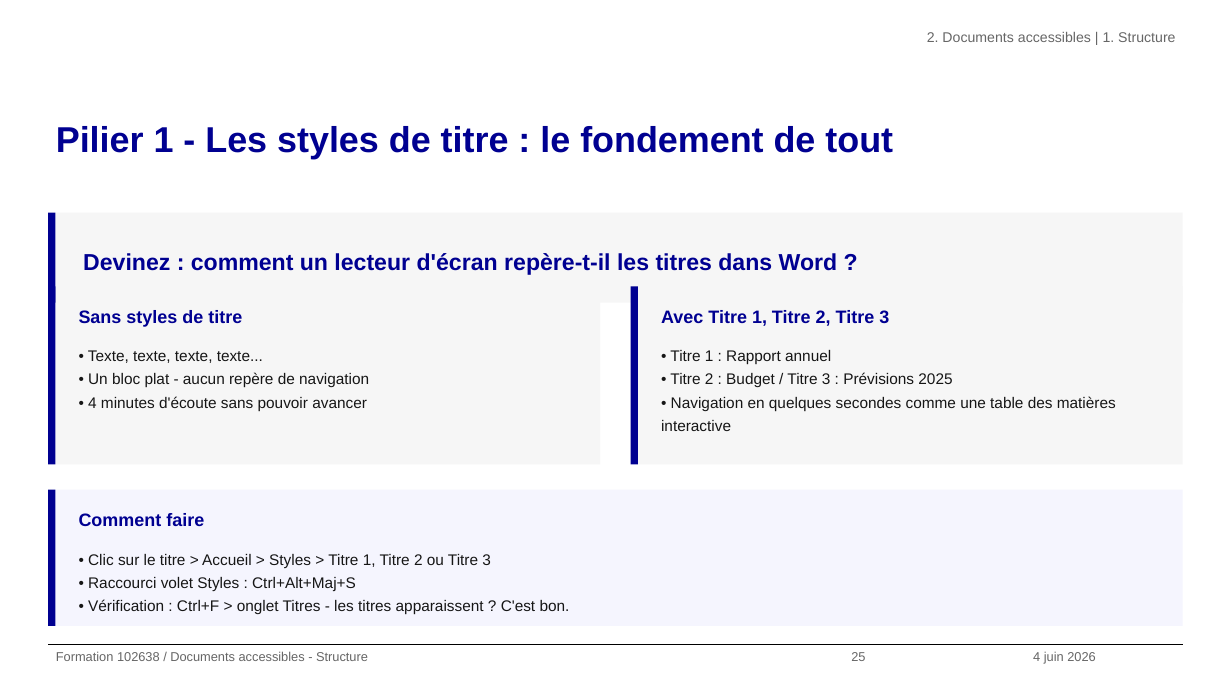
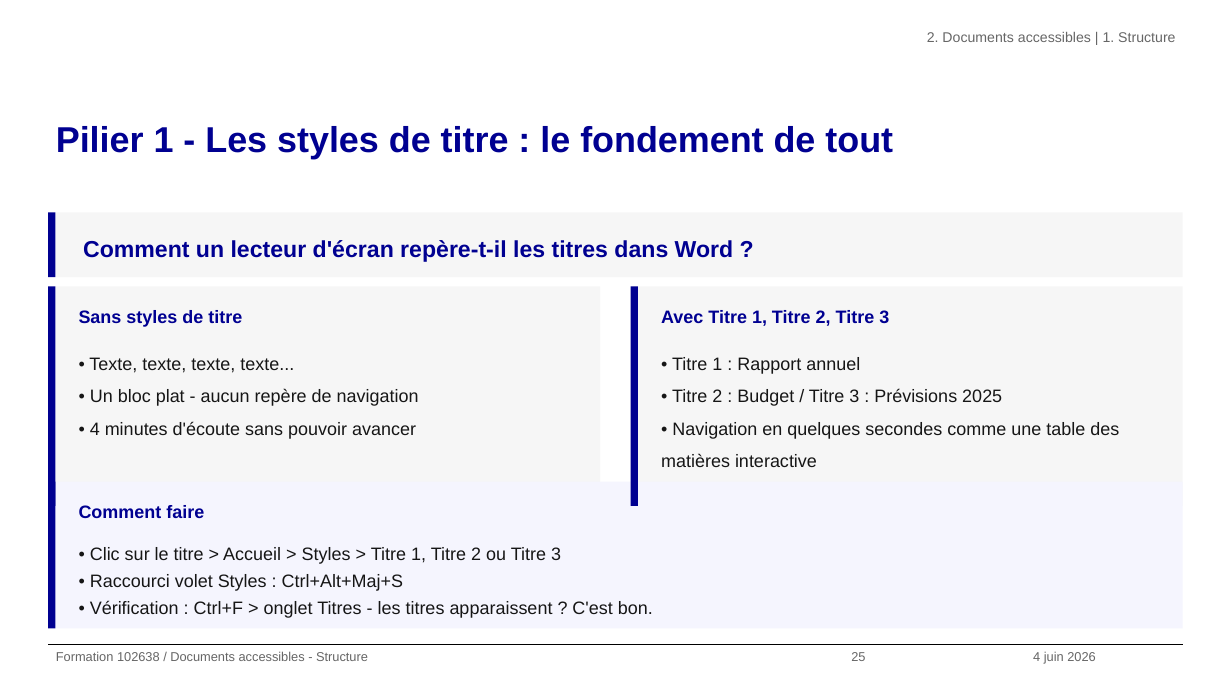
Before and after one commit to alexandra-guiderdoni/usine-fabrication-igpde-102846-ay11, a slide deck: slide 25 of formation-102638-juin-2026.pptx. Drawn at 1232x693 pixels with LibreOffice and Linux fonts; fonts in the diff are those of the drawing; background and template pictures are left out. Boxes give left, top, right and bottom in pixels: in the first picture for what was removed or moved away, otherwise in the second. Text is boxed around its words. In the diff, an @@ line names an element or a change of style, - is before the commit and + after.

```diff
--- a/formation-102638-juin-2026.pptx
+++ b/formation-102638-juin-2026.pptx
@@ rectangle: place and size @@
-rectangle at <box>48,213,55,302</box>
+rectangle at <box>48,213,55,277</box>
@@ rectangle: place and size @@
-rectangle at <box>55,213,1183,302</box>
+rectangle at <box>55,213,1183,277</box>
@@ text at <box>83,240,734,262</box>: text changed @@
-Devinez : comment un lecteur d'écran repère-t-il les titres dans Word ?
+Comment un lecteur d'écran repère-t-il les titres dans Word ?
@@ rectangle: place and size @@
-rectangle at <box>48,287,55,464</box>
+rectangle at <box>48,287,55,506</box>
@@ rectangle: place and size @@
-rectangle at <box>55,287,600,464</box>
+rectangle at <box>55,287,600,506</box>
@@ rectangle: place and size @@
-rectangle at <box>630,287,638,464</box>
+rectangle at <box>630,287,638,506</box>
@@ rectangle: place and size @@
-rectangle at <box>638,287,1182,464</box>
+rectangle at <box>638,287,1182,506</box>
@@ text "• Texte, texte, texte, texte..." at <box>89,357,419,439</box>: size 12 to 14 pt; line spacing 1.25 to 1.5 @@
@@ text "• Titre 1 : Rapport ..." at <box>661,357,1119,467</box>: size 12 to 14 pt; line spacing 1.25 to 1.5 @@
@@ rectangle: place and size @@
-rectangle at <box>48,490,55,627</box>
+rectangle at <box>48,482,55,628</box>
@@ rectangle: place and size @@
-rectangle at <box>55,490,1183,627</box>
+rectangle at <box>55,482,1183,628</box>
@@ text "Comment faire": place and size @@
-text "Comment faire" at <box>79,513,204,526</box>
+text "Comment faire" at <box>79,505,204,518</box>
@@ text "• Clic sur le titre ...": place and size @@
-text "• Clic sur le titre ..." at <box>88,554,570,614</box>
+text "• Clic sur le titre ..." at <box>90,547,653,618</box>
@@ text "• Clic sur le titre ..." at <box>90,547,653,618</box>: size 12 to 14 pt @@
```
Also in this commit, not shown: 80 other slides changed, 42 other files.
